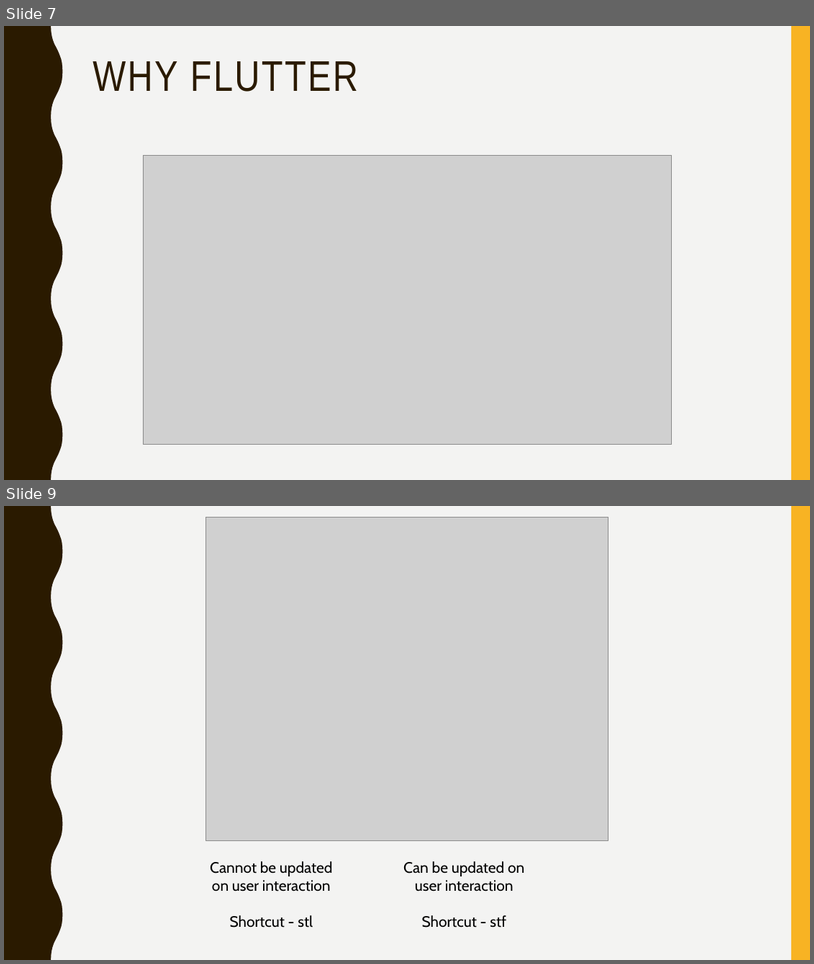
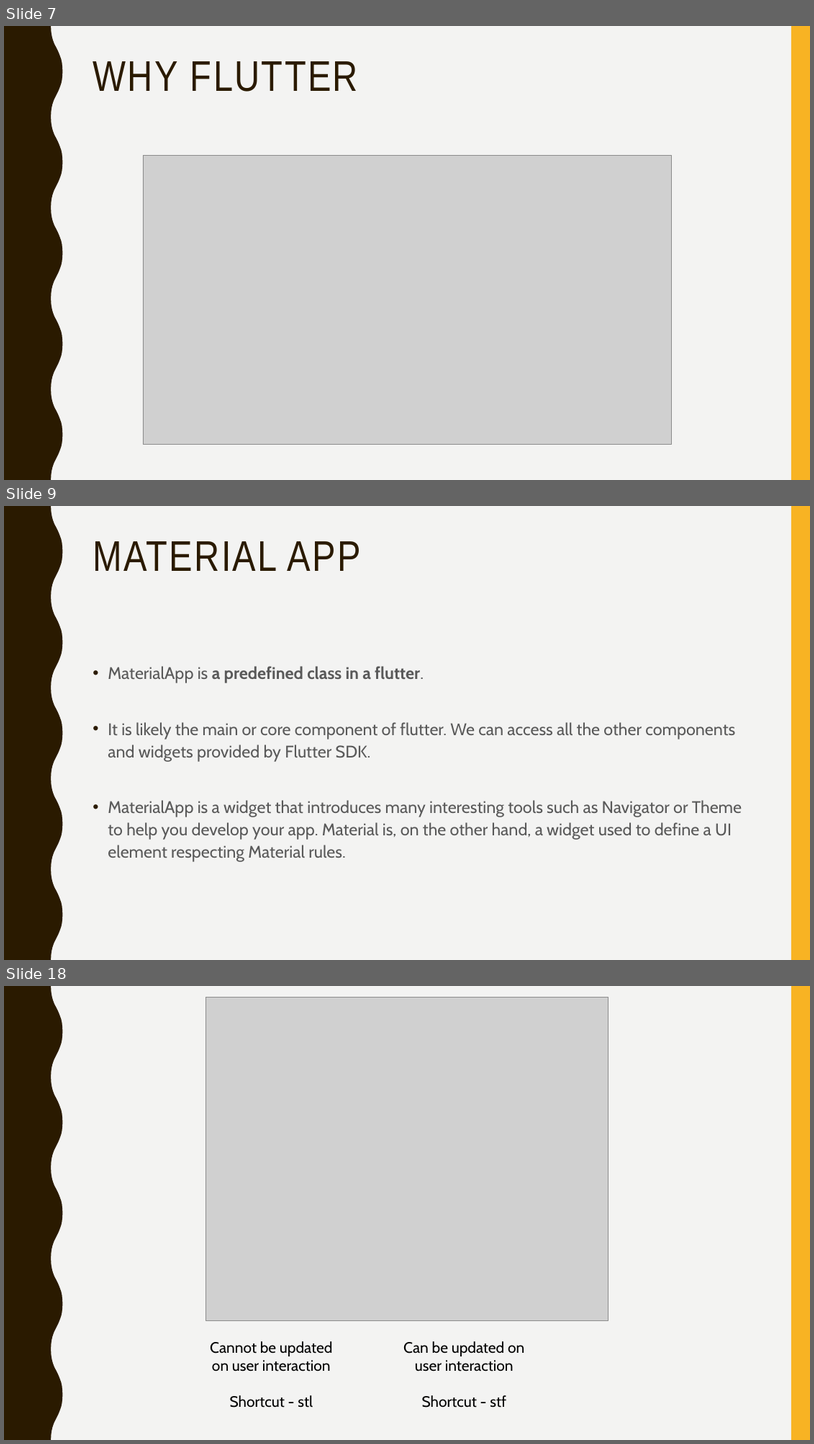
Before and after one commit to narayanvyas/flutter_workshop, a slide deck: Flutter Workshop.pptx. Shown one above the other, each under a label of ours: slides 7 and 9 before the commit, slides 7, 9 and 18 after it; the slides between them are not shown. The pictures are 814x964 and 814x1444 pixels, drawn with LibreOffice and Linux fonts; fonts in the diff are those of the drawing; grey boxes stand for pictures. Boxes give left, top, right and bottom in pixels: in the first picture for what was removed or moved away, otherwise in the second. Text is boxed around its words. In the diff, an @@ line names an element or a change of style, - is before the commit and + after.

```diff
--- a/Flutter Workshop.pptx
+++ b/Flutter Workshop.pptx
@@ slide 9 added at box(4, 506, 810, 960), background #F3F3F2; not listed: 2 template elements that a slide beside it also shows @@
@@ title added at box(93, 541, 361, 571), 51 pt, text #2A1A00 @@
+MATERIAL APP
@@ text added at box(108, 666, 742, 862), 20 pt, text #595959 @@
+• MaterialApp is a predefined class in a flutter.
+• It is likely the main or core component of flutter. We can access all the other components and widgets provided by Flutter SDK.
+• MaterialApp is a widget that introduces many interesting tools such as Navigator or Theme to help you develop your app. Material is, on the other hand, a widget used to define a UI element respecting Material rules.
@@ what was slide 9 is now slide 18 @@
```
Also in this commit, not shown: 1 slide changed, 8 other slides added.
